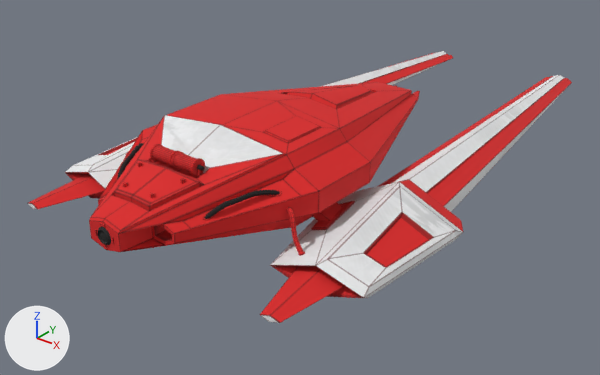
The FBX model GameContent/Models/Ships/Flux.fbx as it was, and as the next commit left it.
The view is the same before and after, from a 50 mm lens placed at (0.0832, -0.1235, 0.0633), pointed at (-0.005, -0.0133, -0.005). The lights are fixed; the arrows at lower left show +X, +Y and +Z. Where no turn or scale is listed for an object, it has been applied to the vertices.

The scene before the commit, as lines of its bpy script (objects in view):
```python
me_flux_low_ncl1_1 = bpy.data.meshes.new('Flux_Low_ncl1_1')
me_flux_low_ncl1_1.from_pydata(...)  # 1882 vertices, 2013 faces; spans x -0.0333..0.0333, y -0.0605..0.0605, z -0.0102..0.0102
me_flux_low_ncl1_1.materials.append(mat_blinn4)  # picture img_fluxtexture_png
ob_flux_low = bpy.data.objects.new('Flux_Low', me_flux_low_ncl1_1)
ob_flux_low.location = (0.0, -0.0021, 0.0066)
```
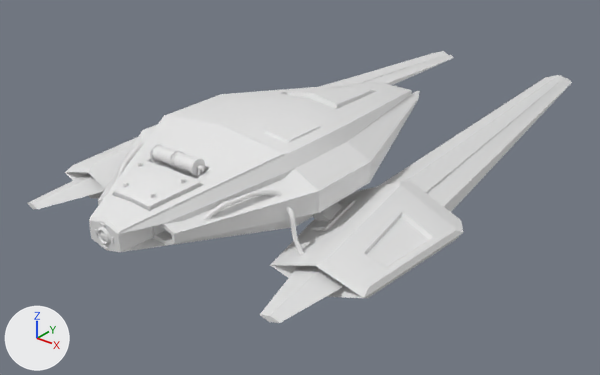
What changed in the scene script:
```text
Add mat_hlslshader1:
    mat_hlslshader1 = principled_material('hlslShader1')
    mat_hlslshader1.base_color = (0.8, 0.8, 0.8)  # white #e7e7e7
Change me_flux_low_ncl1_1:
    where me_flux_low_ncl1_1.from_pydata(...)  # 1882 vertices, 2013 faces; spans x -0.0333..0.0333, y -0.0605..0.0605, z -0.0102..0.0102
    remove me_flux_low_ncl1_1.materials.append(mat_blinn4)  # picture img_fluxtexture_png
    add me_flux_low_ncl1_1.materials.append(mat_hlslshader1)  # white #e7e7e7
```

Pixel boxes (x1, y1, x2, y2) of what changed, in the pictures (600 x 375 px):
'Flux_Low', recoloured (red to white)
    both: (27, 51, 572, 323)
